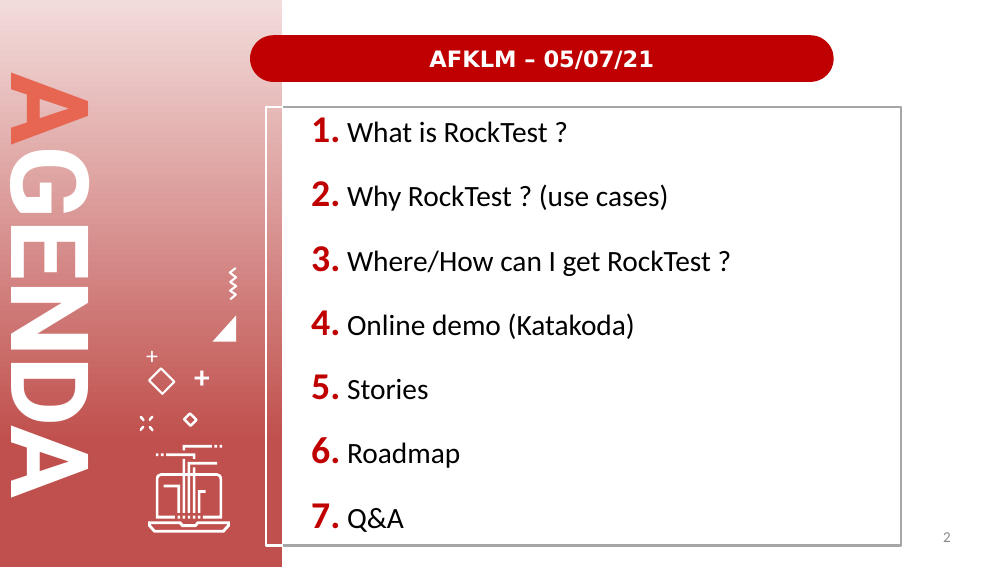
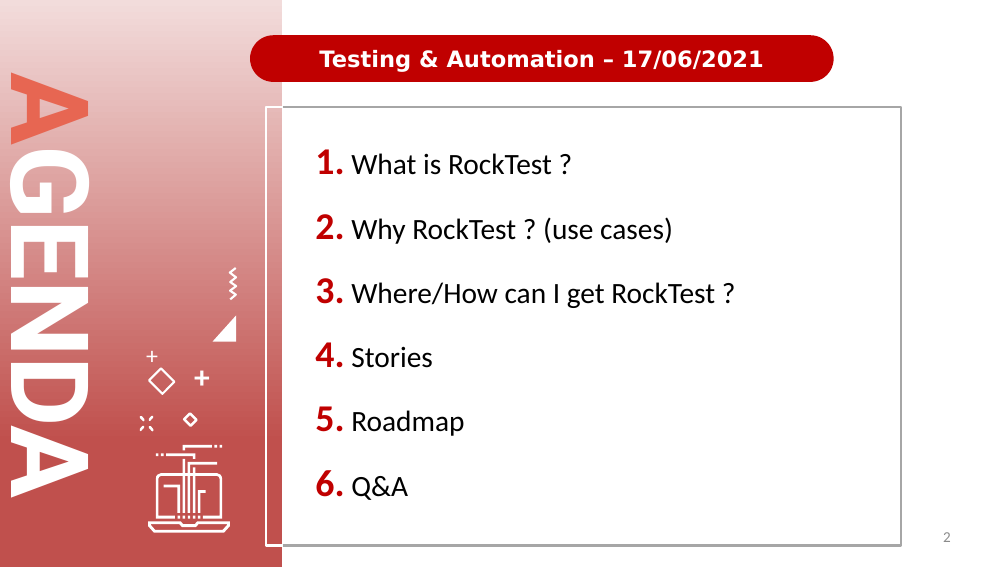
Before and after one commit to rockintest/rocktest-demo, a slide deck: slide 2 of Rock TestV3.pptx. Drawn at 1008x567 pixels with LibreOffice and Linux fonts; fonts in the diff are those of the drawing. Boxes give left, top, right and bottom in pixels: in the first picture for what was removed or moved away, otherwise in the second. Text is boxed around its words. In the diff, an @@ line names an element or a change of style, - is before the commit and + after.

Commit message:
Add gherkin demo

```diff
--- a/Rock TestV3.pptx
+++ b/Rock TestV3.pptx
@@ text in rounded rectangle at (319,50,764,72): text changed @@
-AFKLM – 05/07/21
+Testing & Automation – 17/06/2021
@@ text "1. What is RockTest ?": place and size @@
-text "1. What is RockTest ?" at (311,117,711,532)
+text "1. What is RockTest ?" at (315,149,715,500)
@@ text at (315,342,464,500): text changed @@
-4. Online demo (Katakoda)
-5. Stories
-6. Roadmap
-7. Q&A
+4. Stories
+5. Roadmap
+6. Q&A
```
Also in this commit, not shown: 5 other slides changed, 1 slide added, 6 other files.
